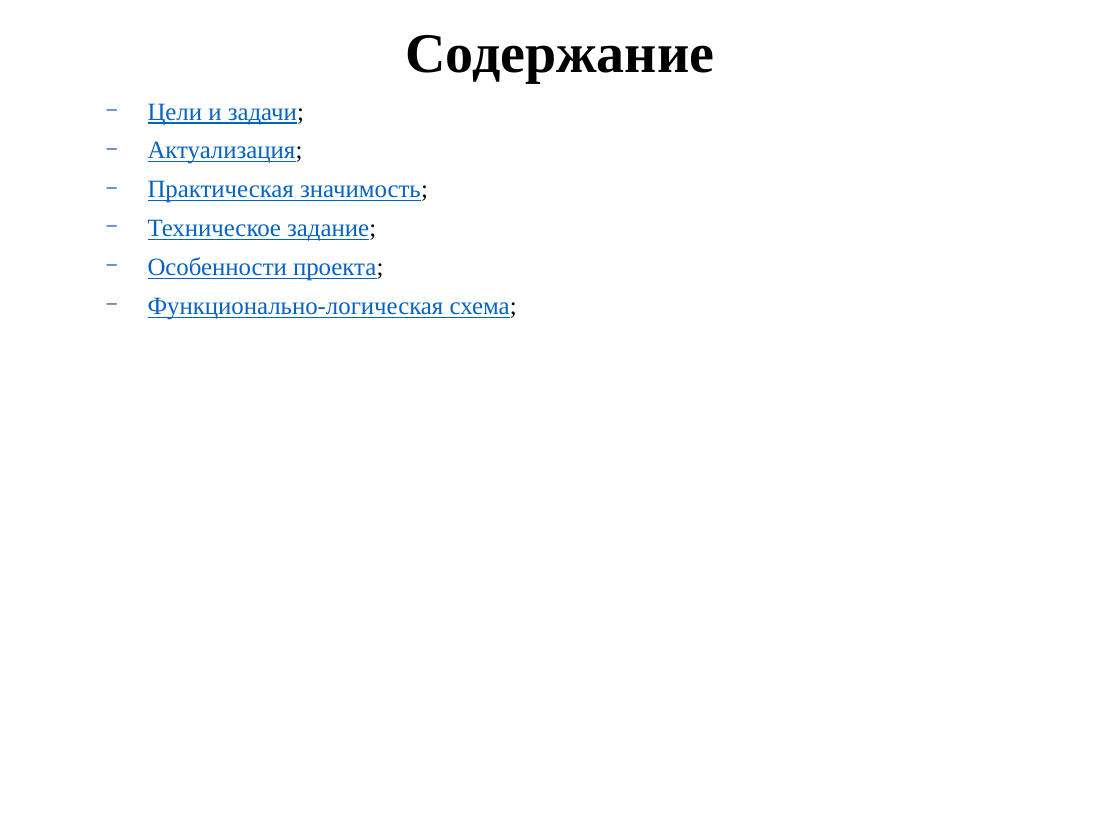
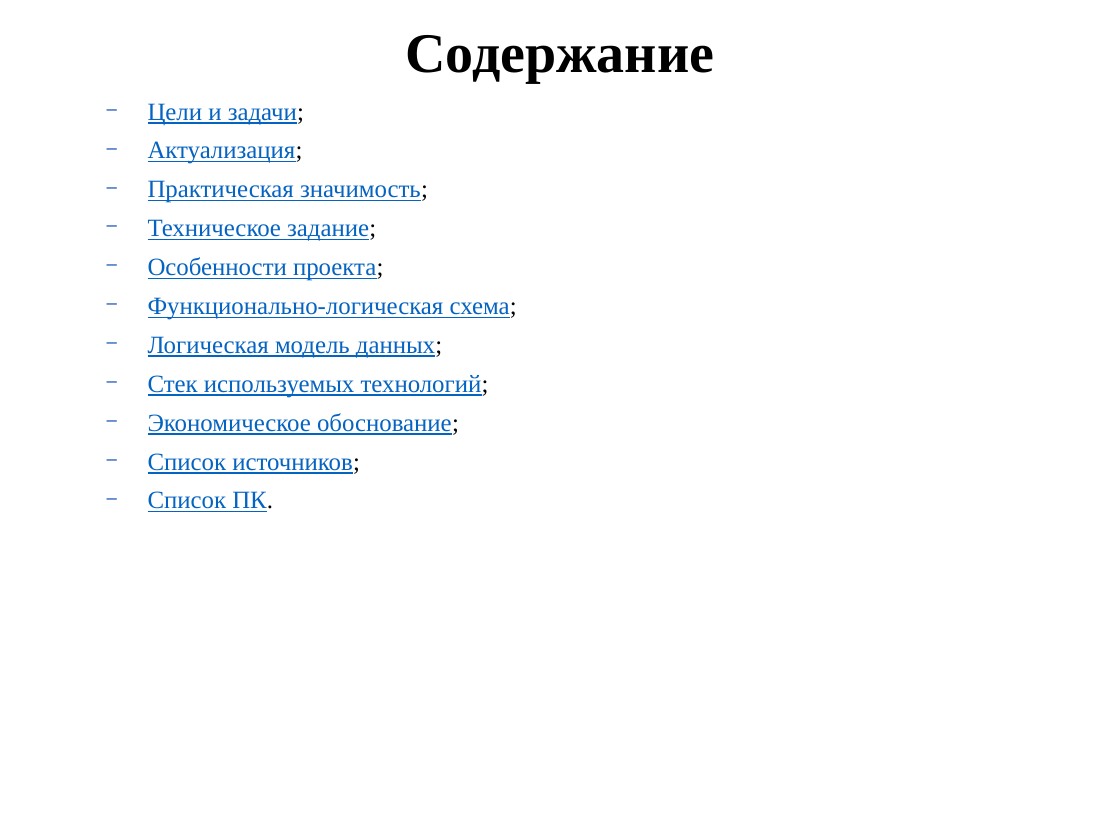
Before and after one commit to AntonSidorov1/DiplomProject, a slide deck: slide 2 of сидоров антон дмитриевич, Группа 493 - Презентация.pptx. Drawn at 1120x840 pixels with LibreOffice and Linux fonts; fonts in the diff are those of the drawing. Boxes give left, top, right and bottom in pixels: in the first picture for what was removed or moved away, otherwise in the second. Text is boxed around its words. In the diff, an @@ line names an element or a change of style, - is before the commit and + after.

```diff
--- a/сидоров антон дмитриевич, Группа 493 - Презентация.pptx
+++ b/сидоров антон дмитриевич, Группа 493 - Презентация.pptx
@@ text at (x1=148, y1=336, x2=489, y2=512): paragraphs added @@
+− Логическая модель данных;
+− Стек используемых технологий;
+− Экономическое обоснование;
+− Список источников;
+− Список ПК.
```
Also in this commit, not shown: 10 slides added, 5 slides removed, 31 other files.
